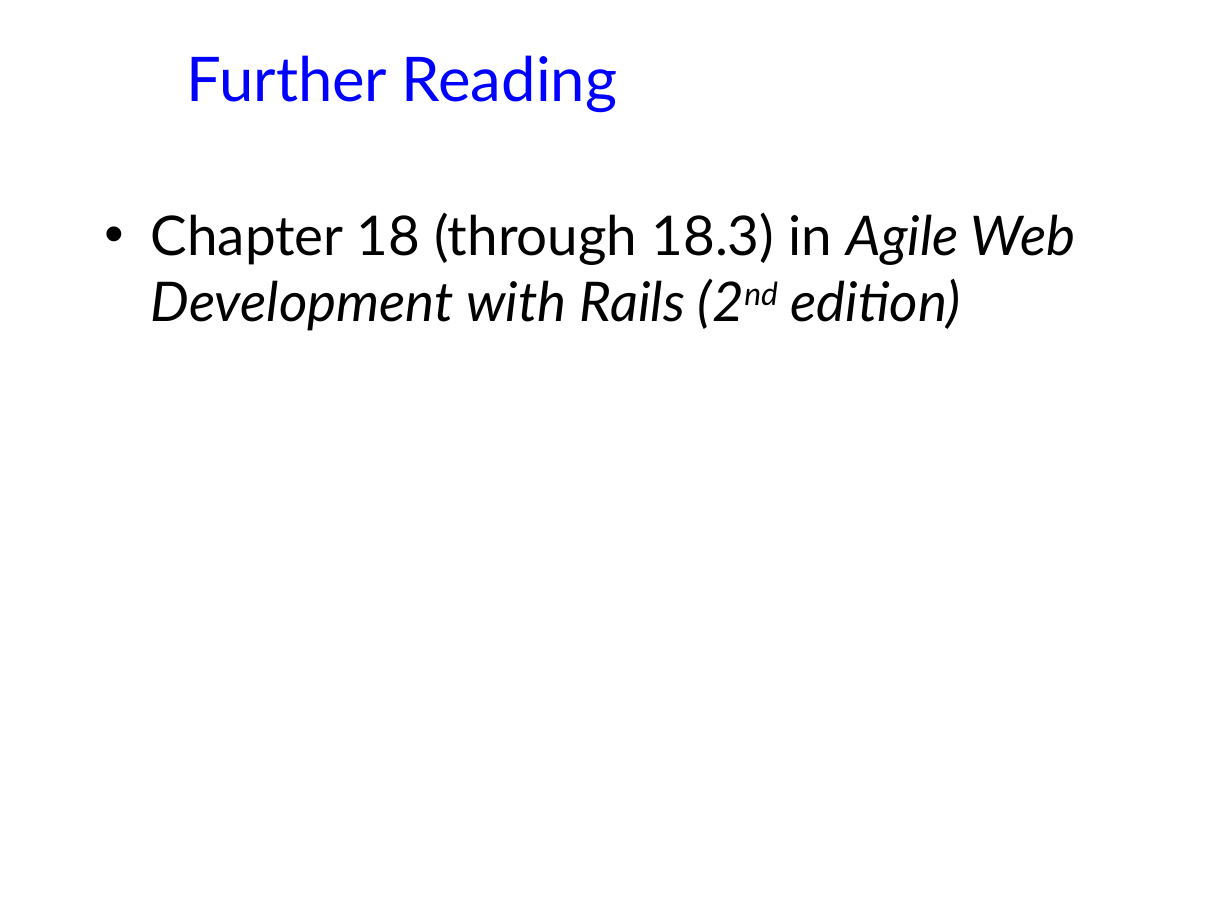
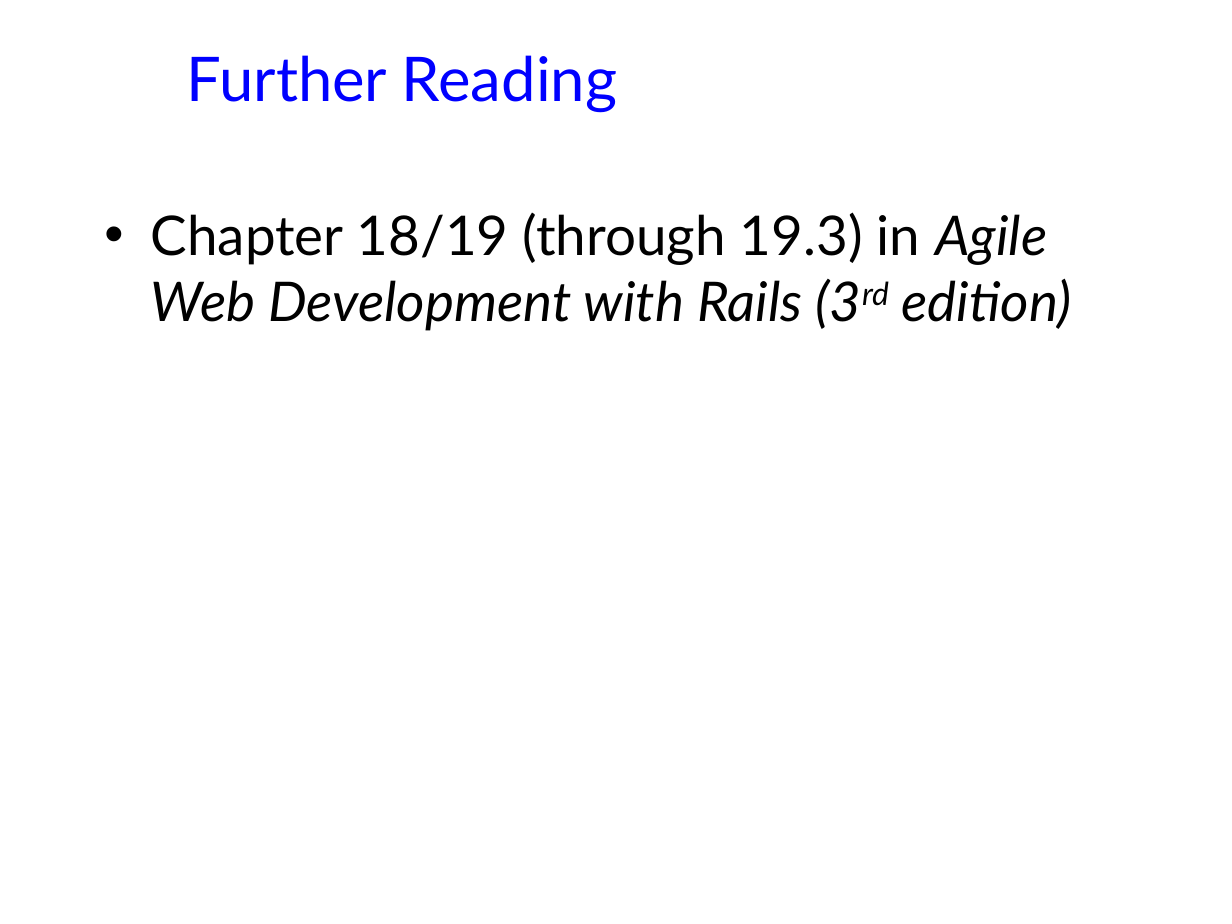
Before and after one commit to jhellerstein/cs186-09, a slide deck: slide 33 of lecs/03-Relational2.ppt (slide 15 before the commit). Drawn at 1232x924 pixels with LibreOffice and Linux fonts; fonts in the diff are those of the drawing; background and template pictures are left out. Boxes give left, top, right and bottom in pixels: in the first picture for what was removed or moved away, otherwise in the second. Text is boxed around its words. In the diff, an @@ line names an element or a change of style, - is before the commit and + after.

```diff
--- a/lecs/03-Relational2.ppt
+++ b/lecs/03-Relational2.ppt
@@ text at [151, 212, 1072, 331]: text changed @@
-• Chapter 18 (through 18.3) in Agile Web Development with Rails (2nd edition)
+• Chapter 18/19 (through 19.3) in Agile Web Development with Rails (3rd edition)
```
Also in this commit, not shown: 10 other slides changed, 1 slide added, 1 other file.
